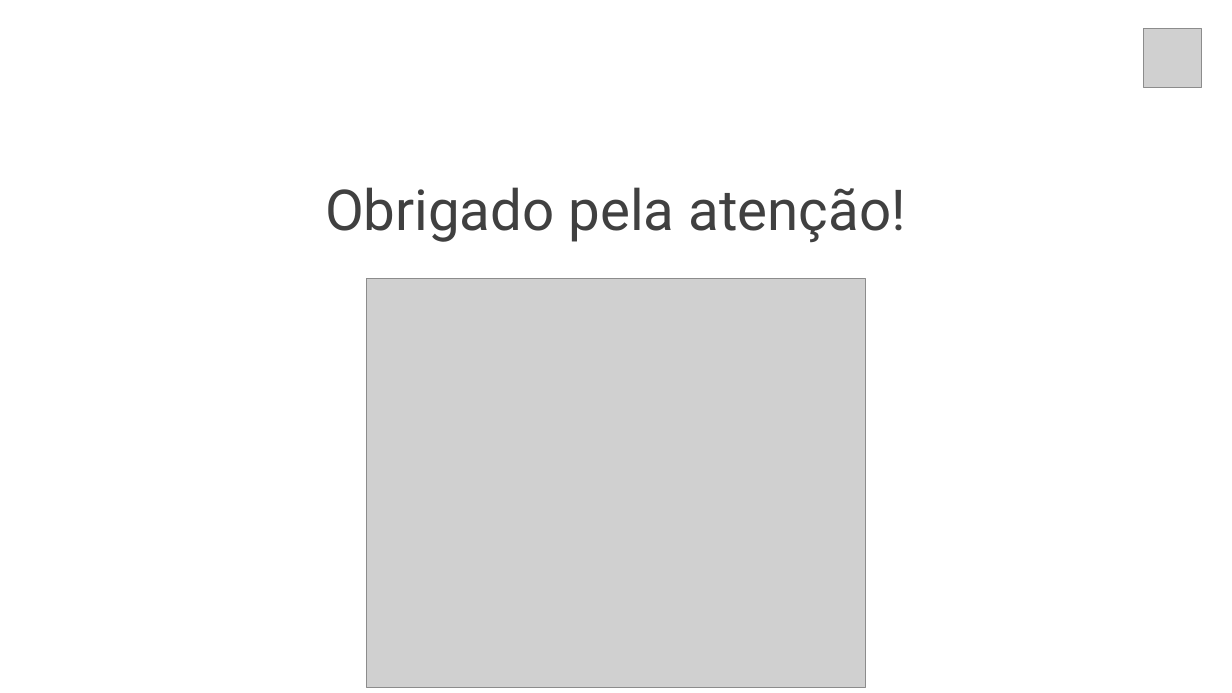
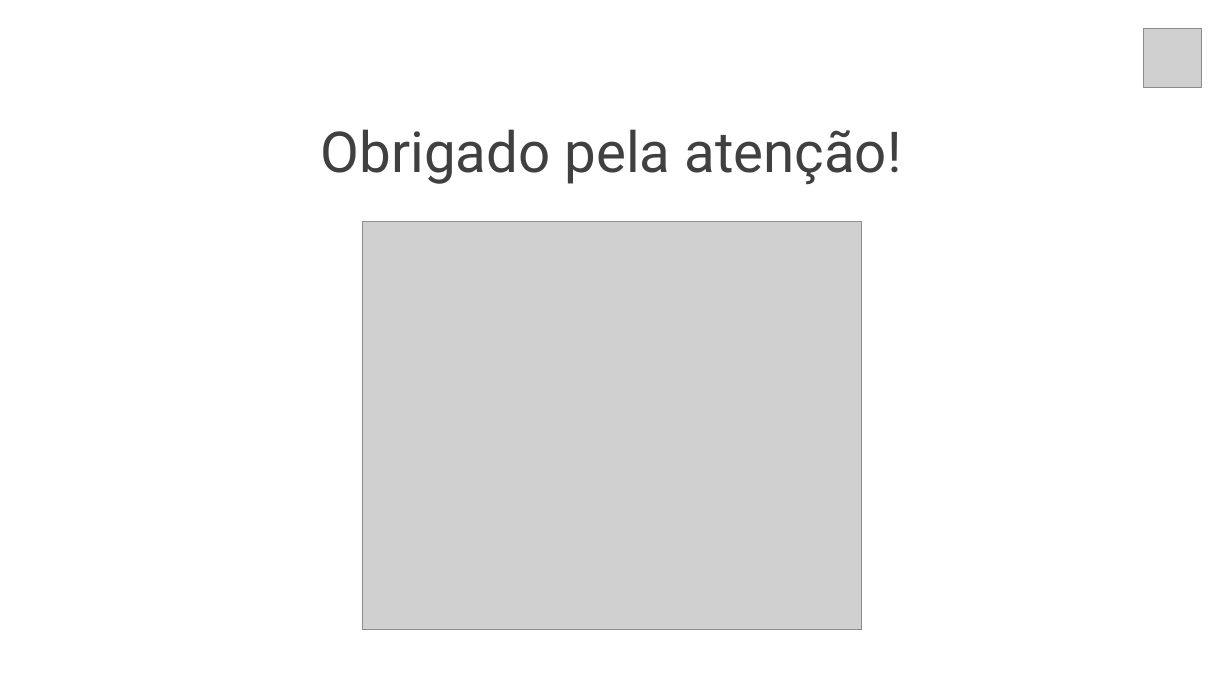
Before and after one commit to gui-ss/projeto-bandtec, a slide deck: slide 34 of documentacao/chameleon.pptx (slide 30 before the commit). Drawn at 1232x693 pixels with LibreOffice and Linux fonts; fonts in the diff are those of the drawing; grey boxes stand for pictures. Boxes give left, top, right and bottom in pixels: in the first picture for what was removed or moved away, otherwise in the second. Text is boxed around its words. In the diff, an @@ line names an element or a change of style, - is before the commit and + after.

```diff
--- a/documentacao/chameleon.pptx
+++ b/documentacao/chameleon.pptx
@@ text "Obrigado pela atenção!": place and size @@
-text "Obrigado pela atenção!" at (325,187,906,242)
+text "Obrigado pela atenção!" at (321,129,902,184)
@@ picture: place and size @@
-picture at (366,279,866,688)
+picture at (362,221,862,629)
```
Also in this commit, not shown: 12 other slides changed, 5 slides added, 1 slide removed, 5 other files.
